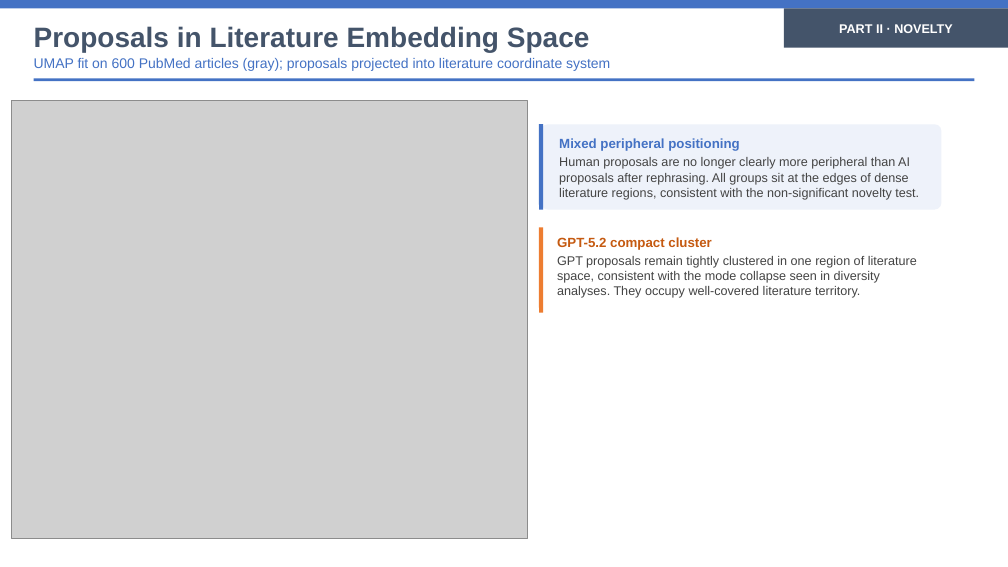
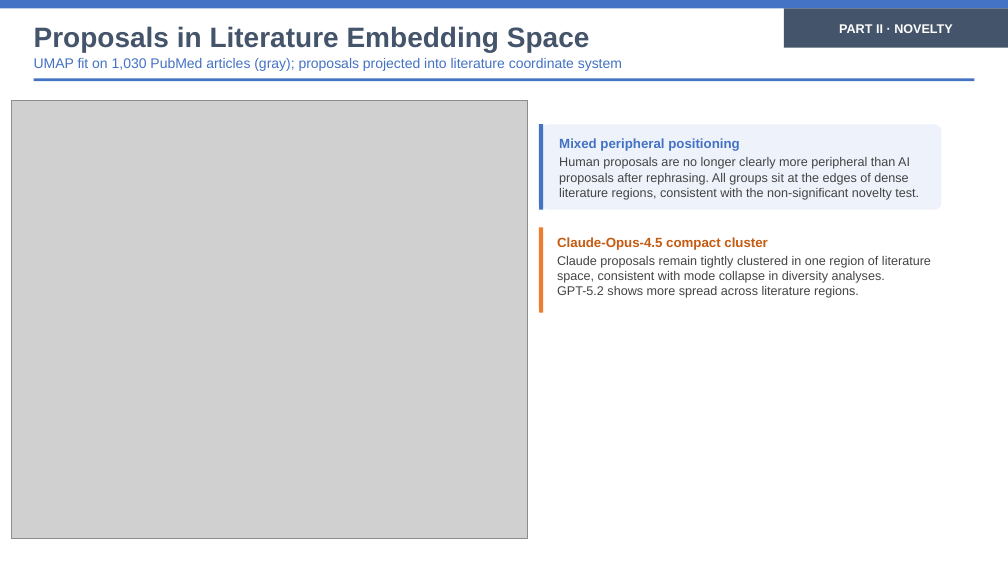
Before and after one commit to eveyhuang/human-AI-proposal, a slide deck: slide 15 of results/slides/style_controlled_comparison_presentation.pptx. Drawn at 1008x567 pixels with LibreOffice and Linux fonts; fonts in the diff are those of the drawing; grey boxes stand for pictures. Boxes give left, top, right and bottom in pixels: in the first picture for what was removed or moved away, otherwise in the second. Text is boxed around its words. In the diff, an @@ line names an element or a change of style, - is before the commit and + after.

```diff
--- a/results/slides/style_controlled_comparison_presentation.pptx
+++ b/results/slides/style_controlled_comparison_presentation.pptx
@@ text at (x1=34, y1=58, x2=622, y2=71): text changed @@
-UMAP fit on 600 PubMed articles (gray); proposals projected into literature coordinate system
+UMAP fit on 1,030 PubMed articles (gray); proposals projected into literature coordinate system
@@ text at (x1=557, y1=237, x2=768, y2=250): text changed @@
-GPT-5.2 compact cluster
+Claude-Opus-4.5 compact cluster
@@ text at (x1=557, y1=256, x2=931, y2=298): text changed @@
-GPT proposals remain tightly clustered in one region of literature space, consistent with the mode collapse seen in diversity analyses. They occupy well-covered literature territory.
+Claude proposals remain tightly clustered in one region of literature space, consistent with mode collapse in diversity analyses. GPT-5.2 shows more spread across literature regions.
```
Also in this commit, not shown: 16 other slides changed, 2 other files.
